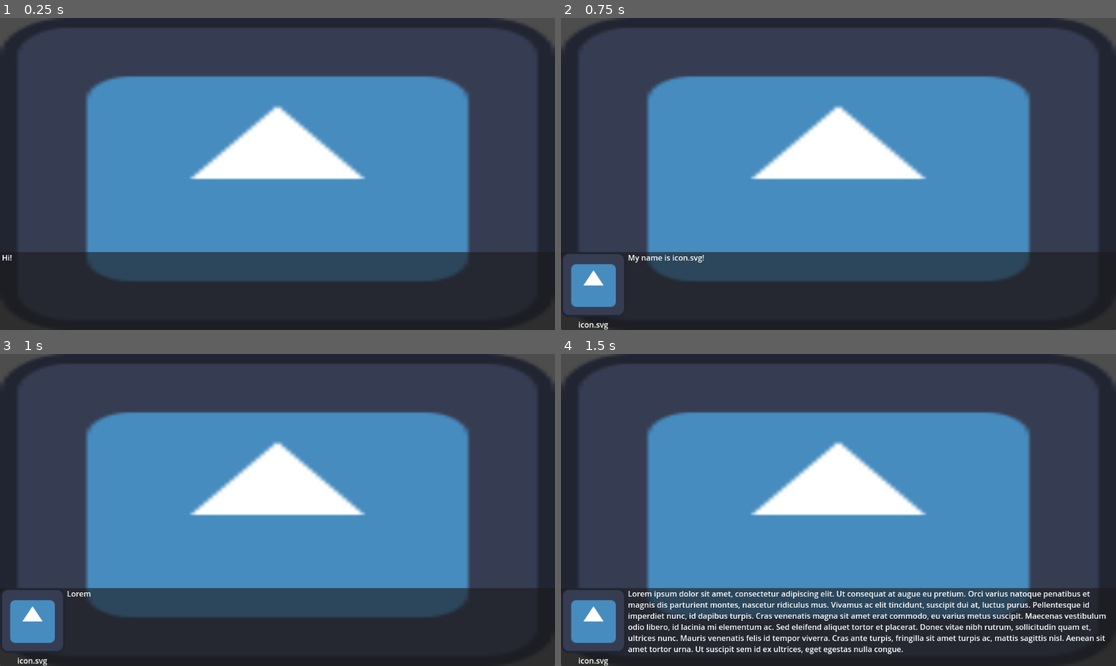
Above: before the commit, frames 1-4 (two rows, left to right).
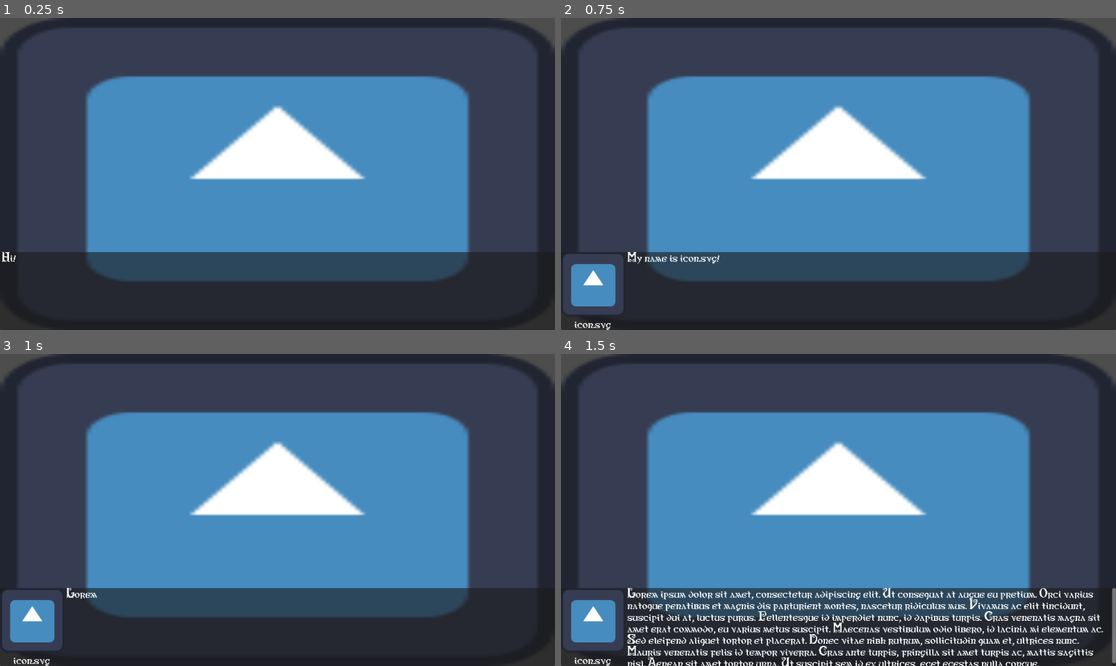
Above: after the commit, the same moments.

Repository: atirut-w/loremaster
Game: Godot game, scene res://scenes/dialogue_box_test/dialogue_box_test.tscn
Same seed, same stepped clock (60 frames per second), same inputs: the game is played once before the commit and once after it. The project has no main scene, so this scene is started directly. The engine's default icon, where the game draws it, is replaced by a stand-in: a white triangle on a blue panel in a dark square.
Inputs:
- Up to frame 1 (0.25 s): no input
- Up to frame 2 (0.75 s): tap Enter (ui_accept) at 0.5 s; tap Space (dialogue_continue) at 0.6 s
- Up to frame 3 (1 s): tap Enter (ui_accept) at 0.77 s
- Up to frame 4 (1.5 s): tap Enter (ui_accept) at 1.25 s; tap Space (dialogue_continue) at 1.35 s

The runs differ from the first frame. In frame 1, less than 0.1% of the frame differs, in the area x 0-3%, y 74-79%; in frame 2, 0.4%; in frame 3, 0.2%; in frame 4, 8.7%, in the area x 2-100%, y 74-100%.

Commit message:
Set font

Diff:
--- a/scenes/dialogue_box_test/dialogue_box_test.tscn
+++ b/scenes/dialogue_box_test/dialogue_box_test.tscn
@@ -1,7 +1,8 @@
-[gd_scene load_steps=4 format=3 uid="uid://c7uwp0jiw7020"]
+[gd_scene load_steps=5 format=3 uid="uid://c7uwp0jiw7020"]
 
 [ext_resource type="Script" path="res://scenes/dialogue_box_test/dialogue_box_test.gd" id="1_mdaeo"]
 [ext_resource type="Texture2D" uid="uid://5khi826jfm0r" path="res://icon.svg" id="1_rldsu"]
+[ext_resource type="Theme" uid="uid://cqwqnlumbtref" path="res://themes/ui_dialogue.tres" id="3_483qr"]
 [ext_resource type="Script" path="res://scenes/dialogue_box_test/test_controller.gd" id="3_jomu1"]
 
 [node name="dialogue_box_test" type="Control"]
@@ -31,6 +32,7 @@
 grow_horizontal = 2
 grow_vertical = 2
 size_flags_horizontal = 3
+theme = ExtResource("3_483qr")
 script = ExtResource("3_jomu1")
 
 [node name="dialogue_hbox" type="HBoxContainer" parent="dialogue_panel"]
--- /dev/null
+++ b/themes/ui_dialogue.tres
@@ -0,0 +1,6 @@
+[gd_resource type="Theme" load_steps=2 format=3 uid="uid://cqwqnlumbtref"]
+
+[ext_resource type="FontFile" uid="uid://dvtgpd2pepup2" path="res://antiquity-print.ttf" id="1_lyed3"]
+
+[resource]
+default_font = ExtResource("1_lyed3")
